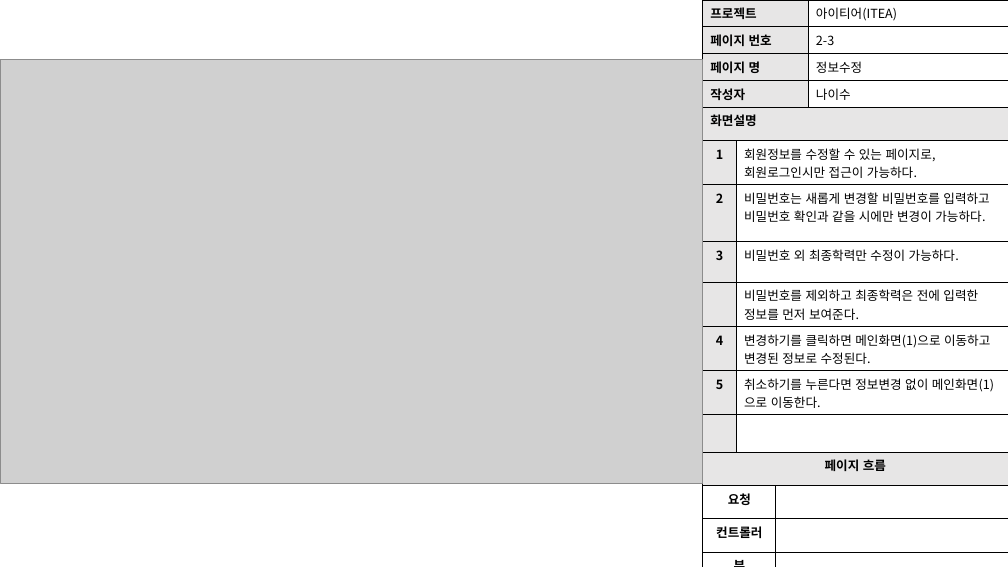
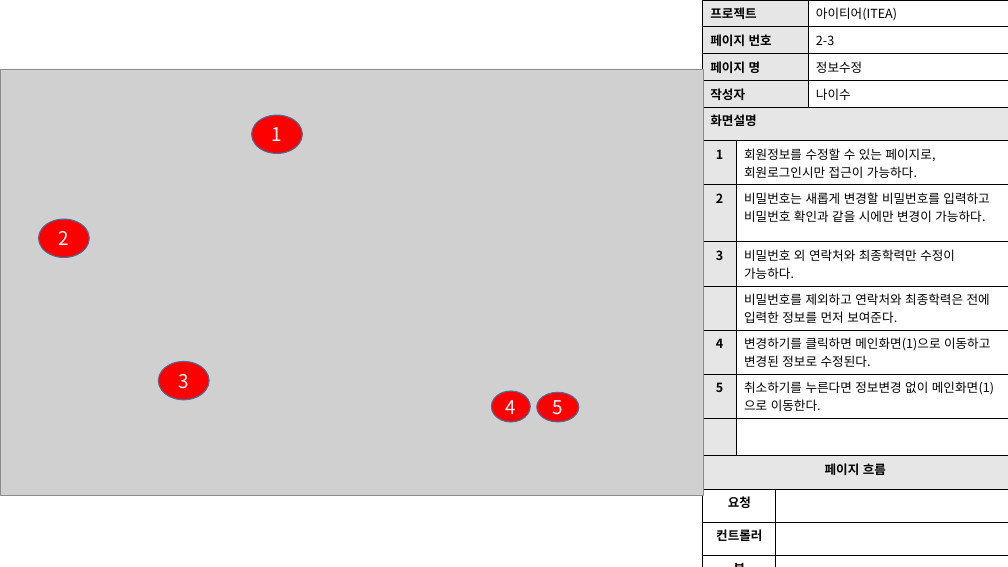
Before and after one commit to skwls2087/itea, a slide deck: slide 6 of 추가자료/스토리보드/아이티어_스토리보드_나이수.pptx. Drawn at 1008x567 pixels with LibreOffice and Linux fonts; fonts in the diff are those of the drawing; grey boxes stand for pictures. Boxes give left, top, right and bottom in pixels: in the first picture for what was removed or moved away, otherwise in the second. Text is boxed around its words. In the diff, an @@ line names an element or a change of style, - is before the commit and + after.

Commit message:
추가자료 수정했습니다.
스토리보드와 요구사항정의서에 연락처 추가했습니다.

```diff
--- a/추가자료/스토리보드/아이티어_스토리보드_나이수.pptx
+++ b/추가자료/스토리보드/아이티어_스토리보드_나이수.pptx
@@ picture: place and size @@
-picture at [0,60,702,483]
+picture at [0,69,703,496]
@@ ellipse added at [252,115,302,154], fill #FF0000, outline #43739E 1 pt, 18 pt, text #FFFFFF @@
+1
@@ table at [703,107,1008,567] @@
-row 4, column 2: 비밀번호 외 최종학력만 수정이 가능하다.
+row 4, column 2: 비밀번호 외 연락처와 최종학력만 수정이 가능하다.
-row 5, column 2: 비밀번호를 제외하고 최종학력은 전에 입력한 정보를 먼저 보여준다.
+row 5, column 2: 비밀번호를 제외하고 연락처와 최종학력은 전에 입력한 정보를 먼저 보여준다.
@@ ellipse added at [39,219,89,258], fill #FF0000, outline #43739E 1 pt, 18 pt, text #FFFFFF @@
+2
@@ ellipse added at [158,361,209,400], fill #FF0000, outline #43739E 1 pt, 18 pt, text #FFFFFF @@
+3
@@ ellipse added at [492,391,530,422], fill #FF0000, outline #43739E 1 pt, 18 pt, text #FFFFFF @@
+4
@@ ellipse added at [537,392,579,422], fill #FF0000, outline #43739E 1 pt, 18 pt, text #FFFFFF @@
+5
```
Also in this commit, not shown: 1 other file.
